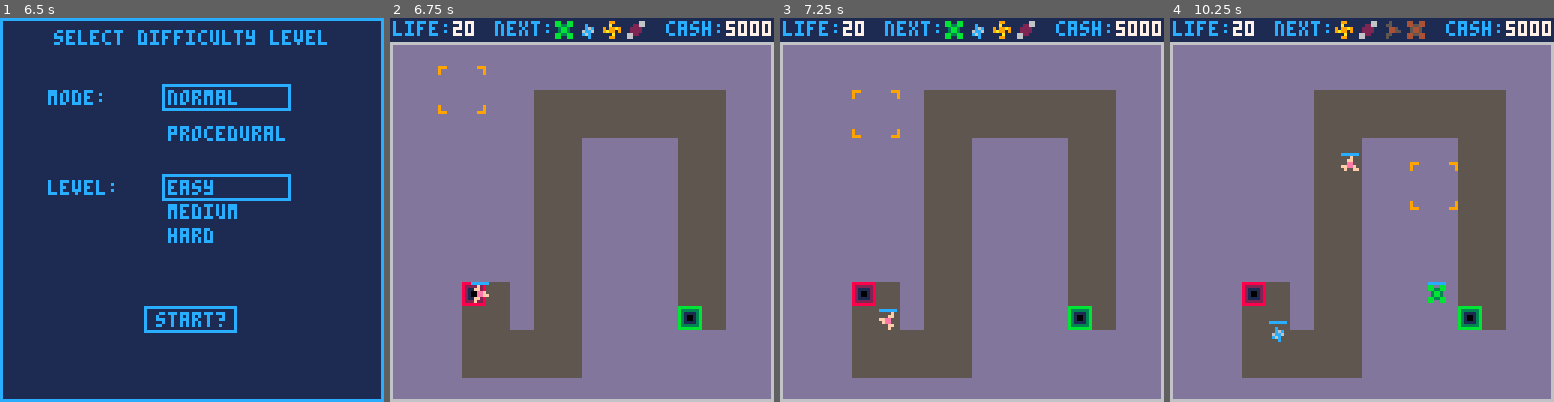
Above: before the commit, frames 1-4 (left to right).
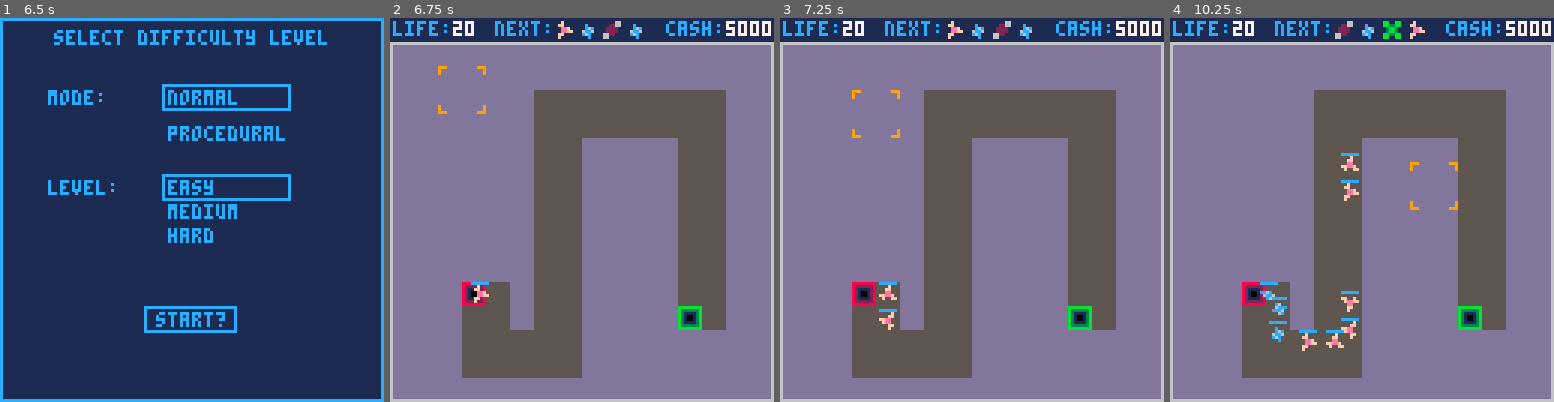
Above: after the commit, the same moments.

Repository: langchr86/pico-bubble-towers
Game: PICO-8 cartridge pico-proto.p8
Two runs of this game, one before a commit and one after it. Both use one fixed random seed, a clock stepped at 60 frames per second and the inputs below.
Inputs:
- Up to frame 1 (6.5 s): tap O (Z key) at 0.33, 1.07, 2.22, 3.72, 5.22 s; tap Down at 0.7 s; tap X (X key) at 1.43, 2.07, 2.82, 3.57, 4.32, 5.07, 5.82 s; hold Up 1.97-2.63 s; hold Right 2.68-3.02 s; hold Down 3.07-3.73 s; hold Left 3.78-4.12 s; hold Up 4.17-4.5 s; hold Left 4.55-5.05 s; hold Right 5.1-5.93 s; hold Up from 5.98 s (still down)
- Up to frame 2 (6.75 s): tap X (X key) at 6.57 s; release Up at 6.65 s; hold Right from 6.7 s (still down); tap O (Z key) at 6.72 s
- Up to frame 3 (7.25 s): release Right at 7.03 s; hold Down from 7.08 s (still down)
- Up to frame 4 (10.25 s): tap X (X key) every 0.75 s from 7.32 to 9.57 s; release Down at 7.75 s; hold Left 7.8-8.13 s; hold Up 8.18-8.52 s; tap O (Z key) at 8.22, 9.72 s; hold Left 8.57-9.07 s; hold Right 9.12-9.95 s; hold Up from 10 s (still down)

Frame 1 is identical in both runs. In frame 2, 0.5% of the frame differs, in the area x 42-67%, y 0-6%; in frame 3, 0.6%; in frame 4, 1.7%, in the area x 23-72%, y 0-87%.

Commit message:
change to CreatePredefinedWaveList (only easy mode for now)

Diff:
--- a/src/difficulty_selection.lua
+++ b/src/difficulty_selection.lua
@@ -96,7 +96,7 @@
     if self.procedural then
       self.next_session = GameSession:New(CreateProceduralWaveList(self.level))
     else
-      self.next_session = GameSession:New(CreateWaveList(100))
+      self.next_session = GameSession:New(CreatePredefinedWaveList(self.level))
     end
   end
 end
--- a/src/wave.lua
+++ b/src/wave.lua
@@ -67,20 +67,32 @@
   end
 end
 
----@param wave_count number
+---@param level number
 ---@return Wave[]
-function CreateWaveList(wave_count)
-  ---@type EnemyType
-  local type = EnemyType.NORMAL
+function CreatePredefinedWaveList(level)
   ---@type Wave[]
   local list = {}
-  for _ = 1, wave_count do
-    add(list, Wave:New(1, Enemy:New(type)))
-    type = type + 1
-    if type > EnemyType.HEAVY_BOSS then
-      type = EnemyType.NORMAL
-    end
+
+  -- easy
+  if level == 0 then
+    AddEnemyToList(list, 2, EnemyType.NORMAL)
+    AddEnemyToList(list, 4, EnemyType.NORMAL)
+    AddEnemyToList(list, 3, EnemyType.FAST)
+    AddEnemyToList(list, 4, EnemyType.HEAVY)
+    AddEnemyToList(list, 5, EnemyType.FAST)
+    AddEnemyToList(list, 3, EnemyType.GHOST)
+    AddEnemyToList(list, 7, EnemyType.NORMAL)
+    AddEnemyToList(list, 5, EnemyType.GHOST)
+    AddEnemyToList(list, 3, EnemyType.REGENERATE)
+    AddEnemyToList(list, 2, EnemyType.NORMAL_BOSS)
+  -- medium
+  elseif level == 1 then
+
+  -- hard
+  else
+
   end
+
   return list
 end
 
@@ -110,8 +122,15 @@
       enemy_count = flr(1 + rnd(3))
     end
 
-    add(list, Wave:New(enemy_count, Enemy:New(type)))
+    AddEnemyToList(list, enemy_count, type)
   end
 
   return list
 end
+
+---@param list Wave[]
+---@param count number
+---@param type EnemyType
+function AddEnemyToList(list, count, type)
+  add(list, Wave:New(count, Enemy:New(type)))
+end
